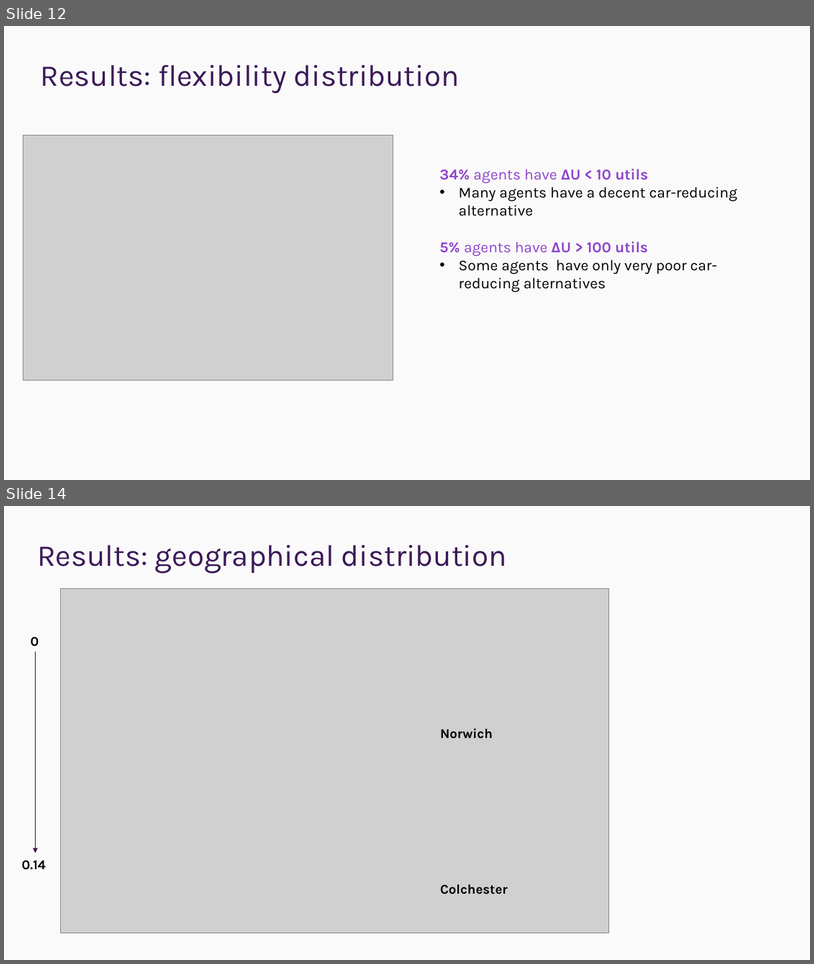
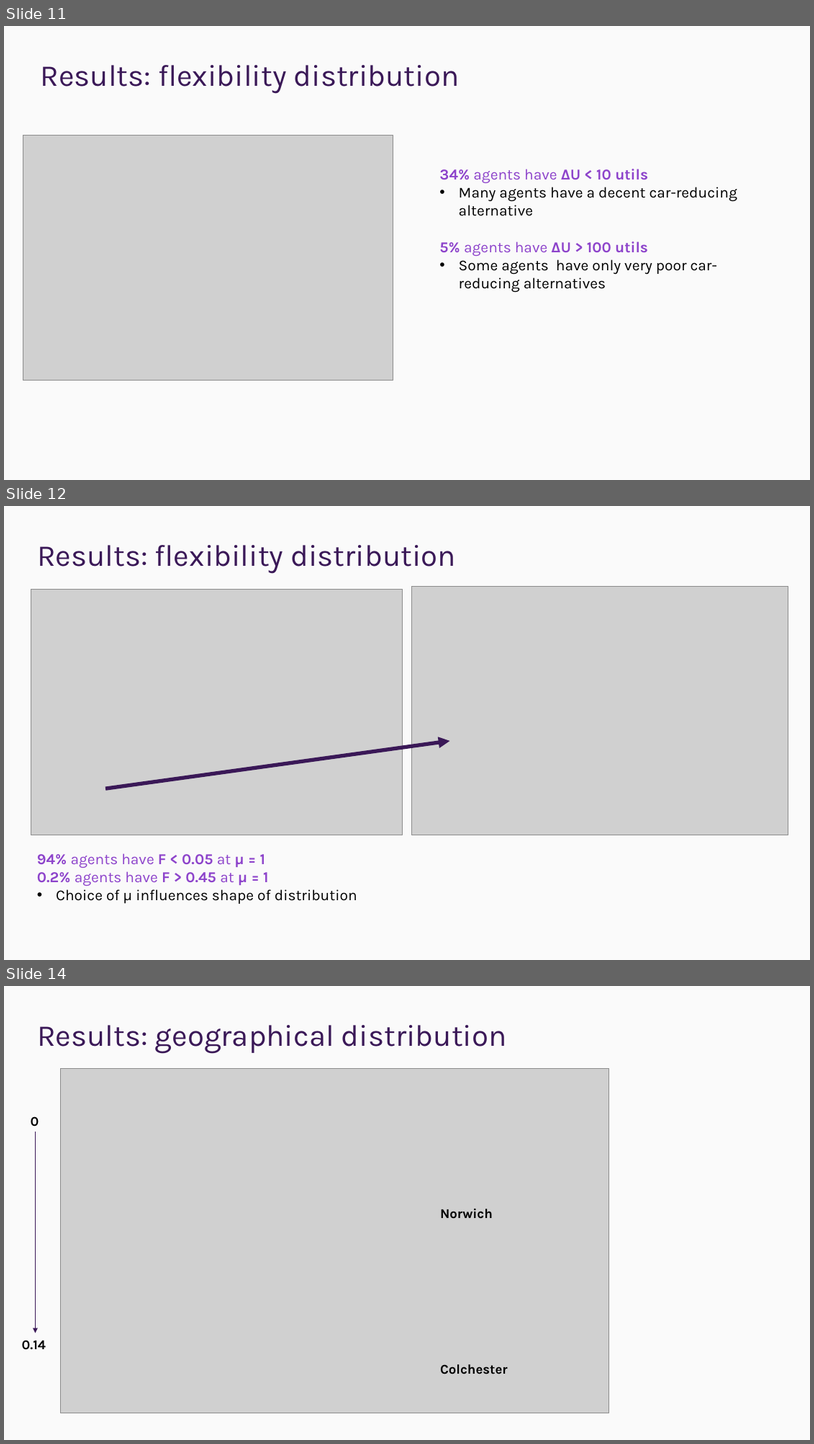
Before and after one commit to mjmwood/mjmwood.github.io, a slide deck: docs/presentations/Maria_Wood_Quantifying_Flexibility.pptx. Shown one above the other, each under a label of ours: slides 12 and 14 before the commit, slides 11, 12 and 14 after it; the slides between them are not shown. The pictures are 814x964 and 814x1444 pixels, drawn with LibreOffice and Linux fonts; fonts in the diff are those of the drawing; grey boxes stand for pictures; background and template pictures are left out. Boxes give left, top, right and bottom in pixels: in the first picture for what was removed or moved away, otherwise in the second. Text is boxed around its words. In the diff, an @@ line names an element or a change of style, - is before the commit and + after.

```diff
--- a/docs/presentations/Maria_Wood_Quantifying_Flexibility.pptx
+++ b/docs/presentations/Maria_Wood_Quantifying_Flexibility.pptx
@@ slide 12 added at (x1=4, y1=506, x2=810, y2=960), background #FAFAFA @@
@@ title added at (x1=37, y1=545, x2=456, y2=574), 36 pt, text #3A1857 @@
+Results: flexibility distribution
@@ picture added at (x1=31, y1=589, x2=404, y2=834) @@
@@ picture added at (x1=412, y1=586, x2=789, y2=834) @@
@@ arrow added from (106, 788) to (450, 741), #3A1857 4.5 pt @@
@@ text added at (x1=37, y1=853, x2=358, y2=903), 18 pt, text #8D43CB @@
+94% agents have F < 0.05 at μ = 1
+0.2% agents have F > 0.45 at μ = 1
+• Choice of μ influences shape of distribution
@@ what was slide 12 is now slide 11 @@
```
Also in this commit, not shown: 4 slides changed, 1 slide removed, 8 other files.
